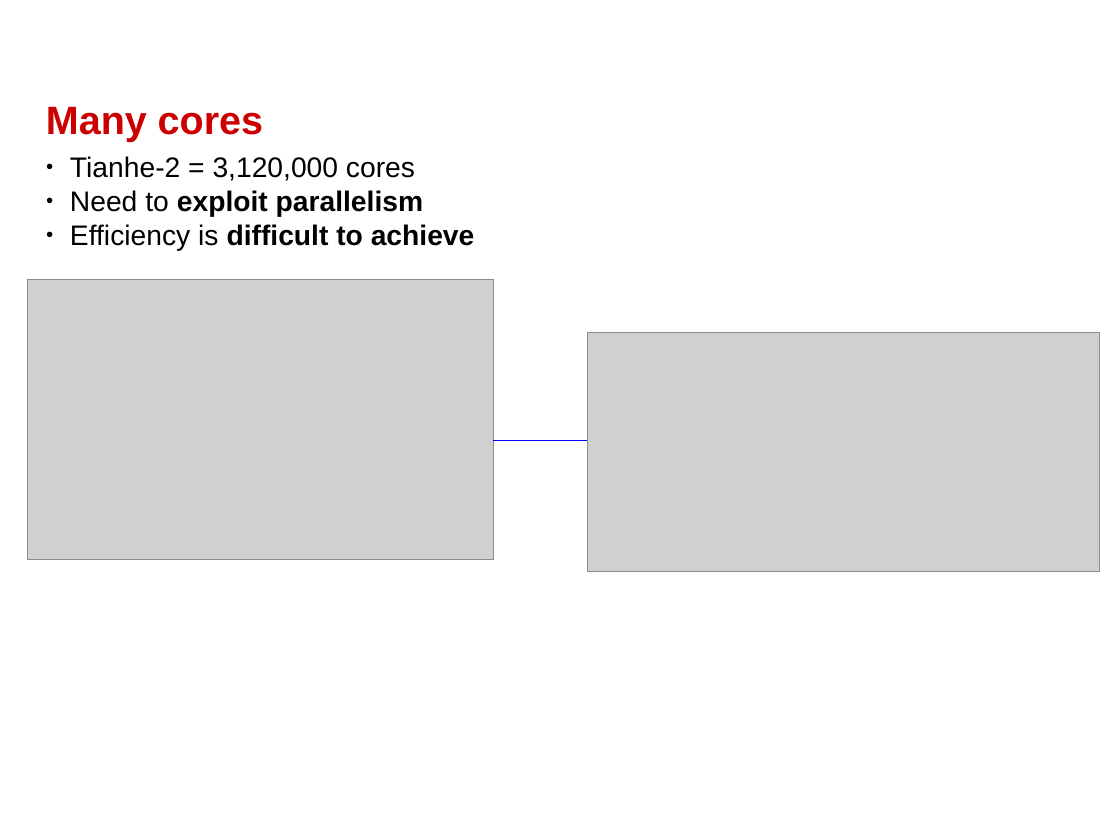
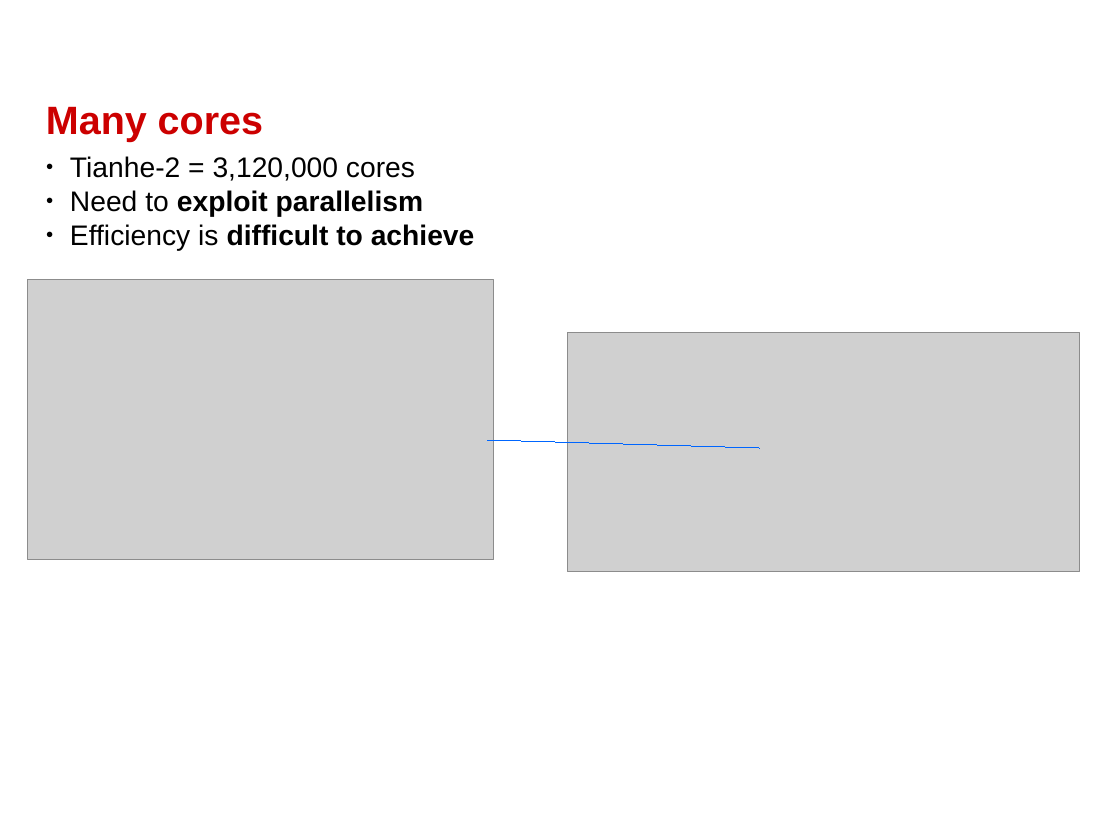
Before and after one commit to swhatelse/M2_internship, a slide deck: slide 2 of org/Presentations/defense/model/HPC.odp. Drawn at 1120x840 pixels with LibreOffice and Linux fonts; fonts in the diff are those of the drawing; grey boxes stand for pictures. Boxes give left, top, right and bottom in pixels: in the first picture for what was removed or moved away, otherwise in the second. Text is boxed around its words. In the diff, an @@ line names an element or a change of style, - is before the commit and + after.

```diff
--- a/org/Presentations/defense/model/HPC.odp
+++ b/org/Presentations/defense/model/HPC.odp
@@ picture: place and size @@
-picture at [587, 332, 1101, 572]
+picture at [567, 332, 1080, 572]
@@ line moved from (494, 440) - (672, 440) to (488, 440) - (760, 448) @@
@@ line (488, 440) - (760, 448): stroke #0000FF 0 pt to #0066FF 0 pt @@
```
Also in this commit, not shown: 8 other slides changed, 20 other files.
